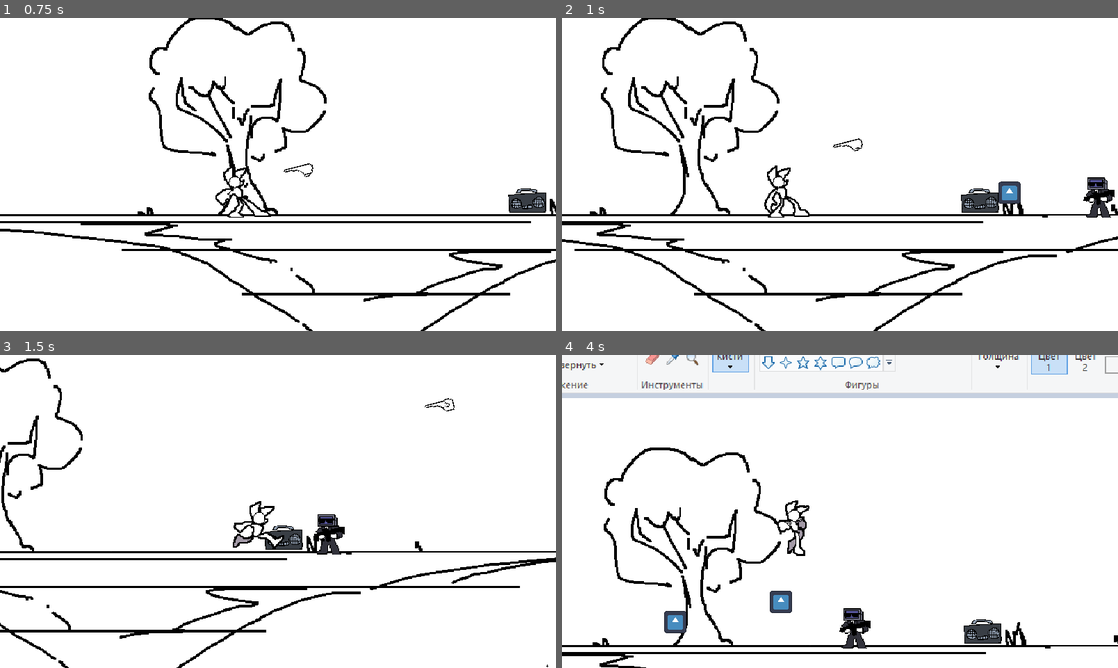
Above: before the commit, frames 1-4 (two rows, left to right).
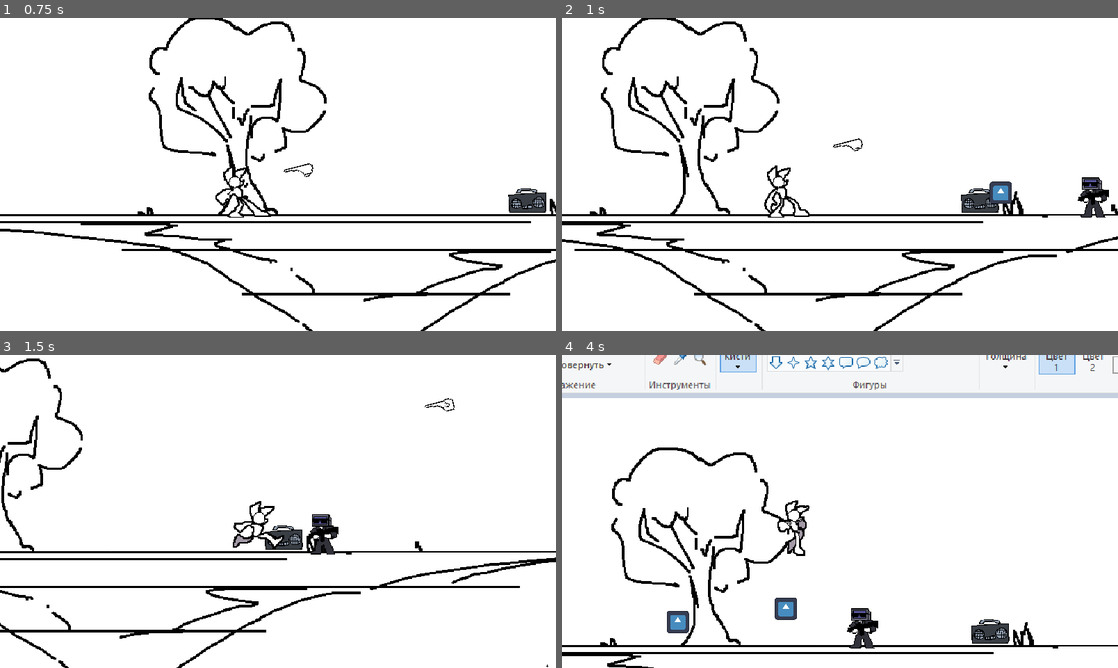
Above: after the commit, the same moments.

Repository: SZH217/game2
Game: Godot game, scene res://assets/scenes/world.tscn
The game is run twice, just before and just after one commit, with the same random seed, the same clock (stepped at 60 frames per second) and the same inputs. The engine's default icon, where the game draws it, is replaced by a stand-in: a white triangle on a blue panel in a dark square. Sound files missing from this copy of the repository are replaced by a short silence.
Inputs (mouse positions are in pixels of both pictures, inside the frame that each line leads up to):
- Up to frame 1 (0.75 s): move the mouse to (400, 158) at 0.52 s; hold D (right) from 0.53 s (still down); click (400, 158) at 0.6 s
- Up to frame 2 (1 s): keep holding D (right)
- Up to frame 3 (1.5 s): release D (right) at 1.25 s; drag from (166, 527) to (400, 530) at 1.27 s
- Up to frame 4 (4 s): move the mouse to (895, 442) at 2.02 s; hold A (left) 2.03-2.75 s; right-click (895, 442) at 2.1 s; drag from (812, 574) to (673, 464) at 2.77 s; move the mouse to (1006, 558) at 3.52 s; hold D (right) from 3.53 s (still down); hold Space (action_c) from 3.53 s (still down)

Frame 1 is identical in both runs. In frame 2, 0.7% of the frame differs, in the area x 76-100%, y 50-64%; in frame 3, 0.4%; in frame 4, 6.6%, in the area x 0-100%, y 0-100%.

Commit message:
AAAAAa

Diff:
--- a/assets/player/player.gd
+++ b/assets/player/player.gd
@@ -5,7 +5,8 @@
 @export var speed = 40
 @export var gravity = 20
 @export var jumpForce = 500
-@export var wallSpeed = 5
+@export var wallSpeed = 10
+@export var maxWallSpeed = 80
 @export var cameraOffset = 50
 @export var offsetSpeed = 2
 @onready var animation_player = $anim
@@ -61,6 +62,9 @@
 	if !is_on_floor() and !wall:
 		velocity.y += gravity
 
+	if is_on_floor():
+		wall = false
+
 
 
 	var navigation = Input.get_action_strength("right") - Input.get_action_strength("left")
@@ -95,16 +99,17 @@
 			velocity.x = maxSpeed * (1 if $left.is_colliding() else -1)  # Отталкивание в противоположную сторону
 			walljump = false
 
-
-	if $left.is_colliding() or $right.is_colliding():
-		wall = true
-		canShoot = false
-		if !is_on_floor():  # Только если игрок не на полу
-			velocity.y += wallSpeed  # Сбрасываем вертикальную скорость
-			walljump = true
-	else:
-		wall = false
-		canShoot = true
+	if !is_on_floor():
+		if $left.is_colliding() or $right.is_colliding():
+			wall = true
+			canShoot = false
+			if !is_on_floor():  # Только если игрок не на полу
+				if velocity.y < maxWallSpeed:
+					velocity.y += wallSpeed  # Сбрасываем вертикальную скорость
+					walljump = true
+		else:
+			wall = false
+			canShoot = true
 
 
 	if walljump:
--- a/assets/player/player.tscn
+++ b/assets/player/player.tscn
@@ -1,9 +1,8 @@
-[gd_scene load_steps=21 format=3 uid="uid://bk54mwgc83x41"]
+[gd_scene load_steps=20 format=3 uid="uid://bk54mwgc83x41"]
 
 [ext_resource type="Script" path="res://assets/player/player.gd" id="1_8k20g"]
 [ext_resource type="Shader" path="res://assets/scenes/player.gdshader" id="1_467ms"]
 [ext_resource type="Texture2D" uid="uid://hpetlgl8sb4p" path="res://assets/textures/character.png" id="2_cisvq"]
-[ext_resource type="Texture2D" uid="uid://ngd0vy0c6gyr" path="res://assets/textures/character-map.png" id="4_yrv0x"]
 
 [sub_resource type="ShaderMaterial" id="ShaderMaterial_5lit8"]
 shader = ExtResource("1_467ms")
@@ -12,10 +11,8 @@
 
 [sub_resource type="CanvasTexture" id="CanvasTexture_dx6v8"]
 diffuse_texture = ExtResource("2_cisvq")
-normal_texture = ExtResource("4_yrv0x")
 
 [sub_resource type="CapsuleShape2D" id="CapsuleShape2D_ojrgj"]
-radius = 6.0
 height = 52.0
 
 [sub_resource type="Animation" id="Animation_ic73k"]
@@ -365,7 +362,7 @@
 material = SubResource("ShaderMaterial_5lit8")
 texture = SubResource("CanvasTexture_dx6v8")
 region_enabled = true
-region_rect = Rect2(256, 256, 128, 128)
+region_rect = Rect2(384, 640, 128, 128)
 
 [node name="colision" type="CollisionShape2D" parent="."]
 position = Vector2(0, 3.135)
--- a/assets/scripts/hand.gd
+++ b/assets/scripts/hand.gd
@@ -29,8 +29,10 @@
 		position += hand_direction * current_speed * delta
 		if hand_direction.x < player.global_position.x:
 			$Sprite2D.flip_h = false
+			$Sprite2D.flip_v = false
 		else:
 			$Sprite2D.flip_h = true
+			$Sprite2D.flip_v = true
 		rotation = hand_direction.angle()
 
 		if global_position.distance_to(player.global_position) > return_distance:
